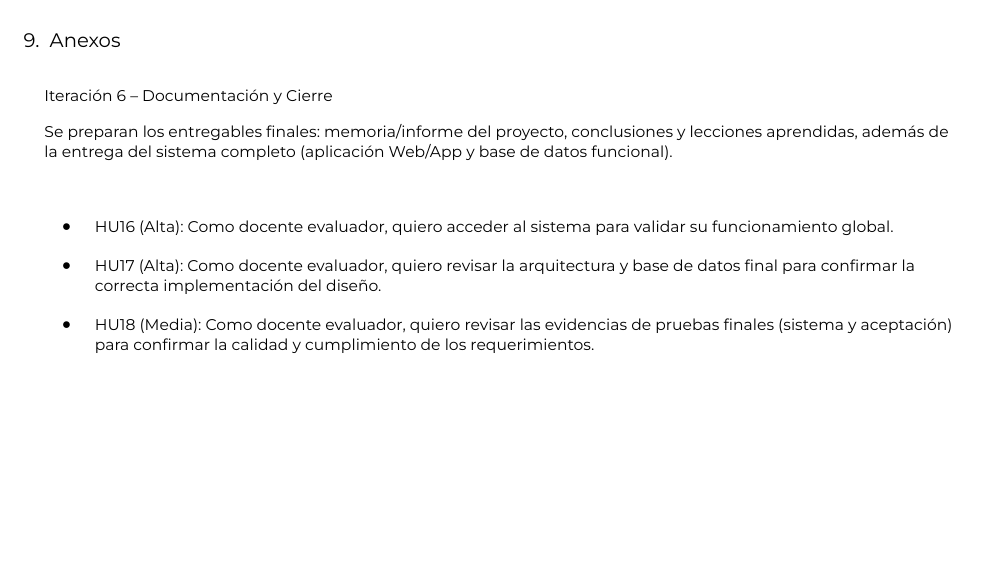
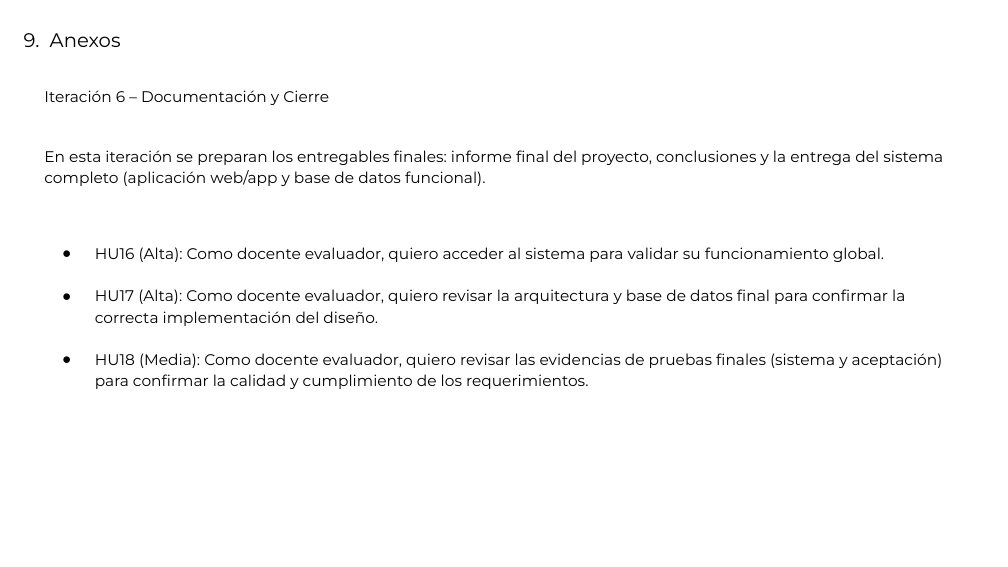
Before and after one commit to mauriciopinavalenzuela/CAPSTONE, a slide deck: slide 17 of DOCUMENTOS FASE1/evidencias grupales/Presentación_Proyecto.pptx. Drawn at 1008x567 pixels with LibreOffice and Linux fonts; fonts in the diff are those of the drawing. Boxes give left, top, right and bottom in pixels: in the first picture for what was removed or moved away, otherwise in the second. Text is boxed around its words. In the diff, an @@ line names an element or a change of style, - is before the commit and + after.

```diff
--- a/DOCUMENTOS FASE1/evidencias grupales/Presentación_Proyecto.pptx
+++ b/DOCUMENTOS FASE1/evidencias grupales/Presentación_Proyecto.pptx
@@ text at [44, 90, 943, 389]: size 11.1 to 11 pt in "Iteración 6 – Documentación y Cierre", "HU16 (Alta): Como docente evaluador, quiero acceder ...", "HU17 (Alta): Como docente evaluador, quiero revisar ...", "HU18 (Media): Como docente evaluador, quiero revisar ..."; line spacing 1.05 to 1.15; less space between paragraphs @@
@@ text at [44, 150, 943, 186]: text changed; size 11.1 to 11 pt @@
-Se preparan los entregables finales: memoria/informe del proyecto, conclusiones y lecciones aprendidas, además de la entrega del sistema completo (aplicación Web/App y base de datos funcional).
+En esta iteración se preparan los entregables finales: informe final del proyecto, conclusiones y la entrega del sistema completo (aplicación web/app y base de datos funcional).
```
Also in this commit, not shown: 11 other slides changed, 3 other files.
